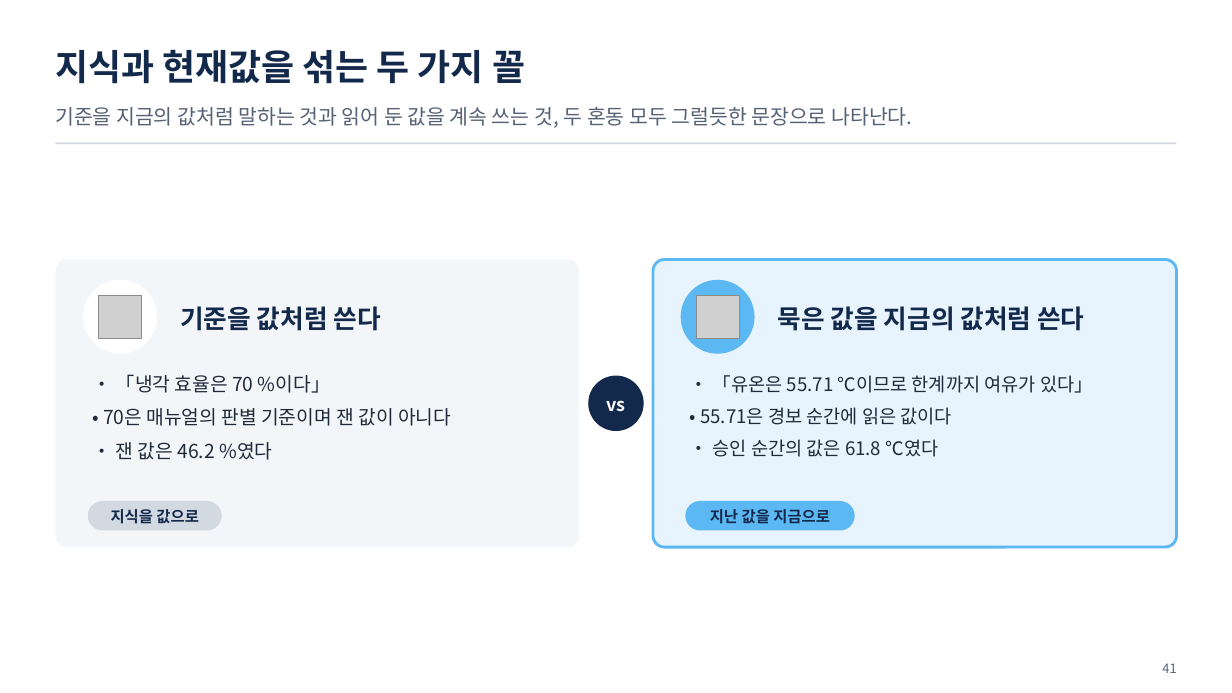
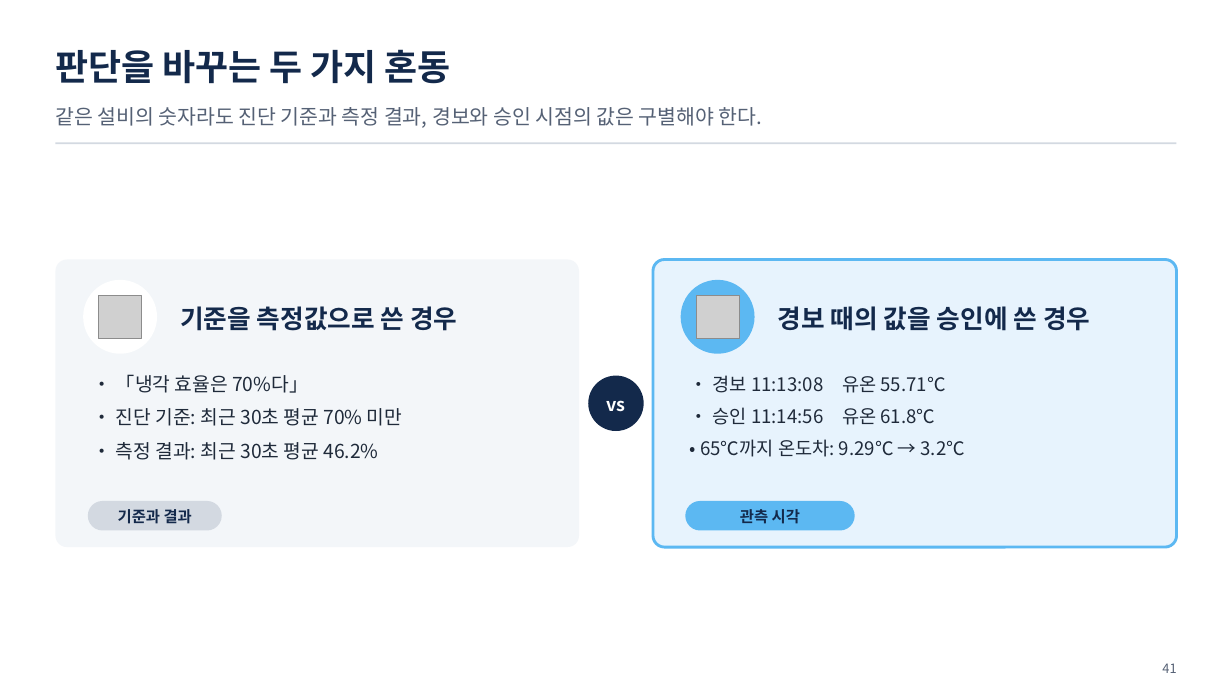
Before and after one commit to uengine-oss/hyd-iot-edu, a slide deck: slide 41 of workspace/강의제작/산출물/통합반/이론/05회차/통합반_05일차.pptx. Drawn at 1232x693 pixels with LibreOffice and Linux fonts; fonts in the diff are those of the drawing; grey boxes stand for pictures. Boxes give left, top, right and bottom in pixels: in the first picture for what was removed or moved away, otherwise in the second. Text is boxed around its words. In the diff, an @@ line names an element or a change of style, - is before the commit and + after.

Commit message:
통합반 5회차 40~43장의 기준·현재값·신선도 판단과 낭독 입력을 확정한다

```diff
--- a/workspace/강의제작/산출물/통합반/이론/05회차/통합반_05일차.pptx
+++ b/workspace/강의제작/산출물/통합반/이론/05회차/통합반_05일차.pptx
@@ text at (55, 49, 451, 84): text changed @@
-지식과 현재값을 섞는 두 가지 꼴
+판단을 바꾸는 두 가지 혼동
@@ text at (55, 107, 763, 128): text changed @@
-기준을 지금의 값처럼 말하는 것과 읽어 둔 값을 계속 쓰는 것, 두 혼동 모두 그럴듯한 문장으로 나타난다.
+같은 설비의 숫자라도 진단 기준과 측정 결과, 경보와 승인 시점의 값은 구별해야 한다.
@@ text at (180, 306, 457, 331): text changed @@
-기준을 값처럼 쓴다
+기준을 측정값으로 쓴 경우
@@ text at (778, 306, 1090, 331): text changed @@
-묵은 값을 지금의 값처럼 쓴다
+경보 때의 값을 승인에 쓴 경우
@@ text at (116, 374, 402, 460): text changed @@
-• 「냉각 효율은 70 %이다」
-• 70은 매뉴얼의 판별 기준이며 잰 값이 아니다
-• 잰 값은 46.2 %였다
+• 「냉각 효율은 70%다」
+• 진단 기준: 최근 30초 평균 70% 미만
+• 측정 결과: 최근 30초 평균 46.2%
@@ text at (700, 375, 965, 457): text changed @@
-• 「유온은 55.71 ℃이므로 한계까지 여유가 있다」
-• 55.71은 경보 순간에 읽은 값이다
-• 승인 순간의 값은 61.8 ℃였다
+• 경보 11:13:08 유온 55.71℃
+• 승인 11:14:56 유온 61.8℃
+• 65℃까지 온도차: 9.29℃ → 3.2℃
@@ text at (118, 509, 192, 524): text changed @@
-지식을 값으로
+기준과 결과
@@ text at (740, 509, 800, 524): text changed @@
-지난 값을 지금으로
+관측 시각
```
Also in this commit, not shown: 3 other slides changed, 26 other files.
